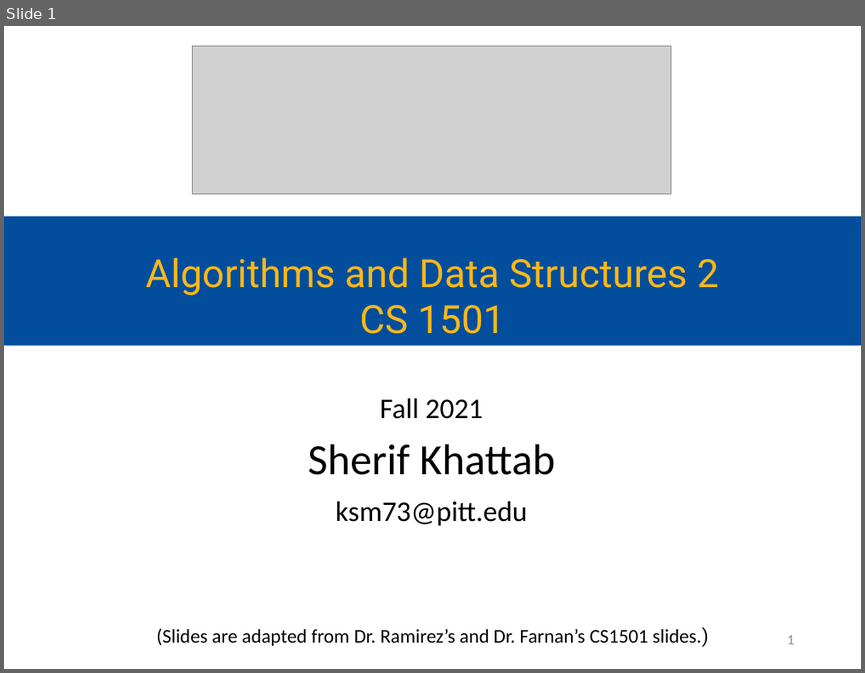
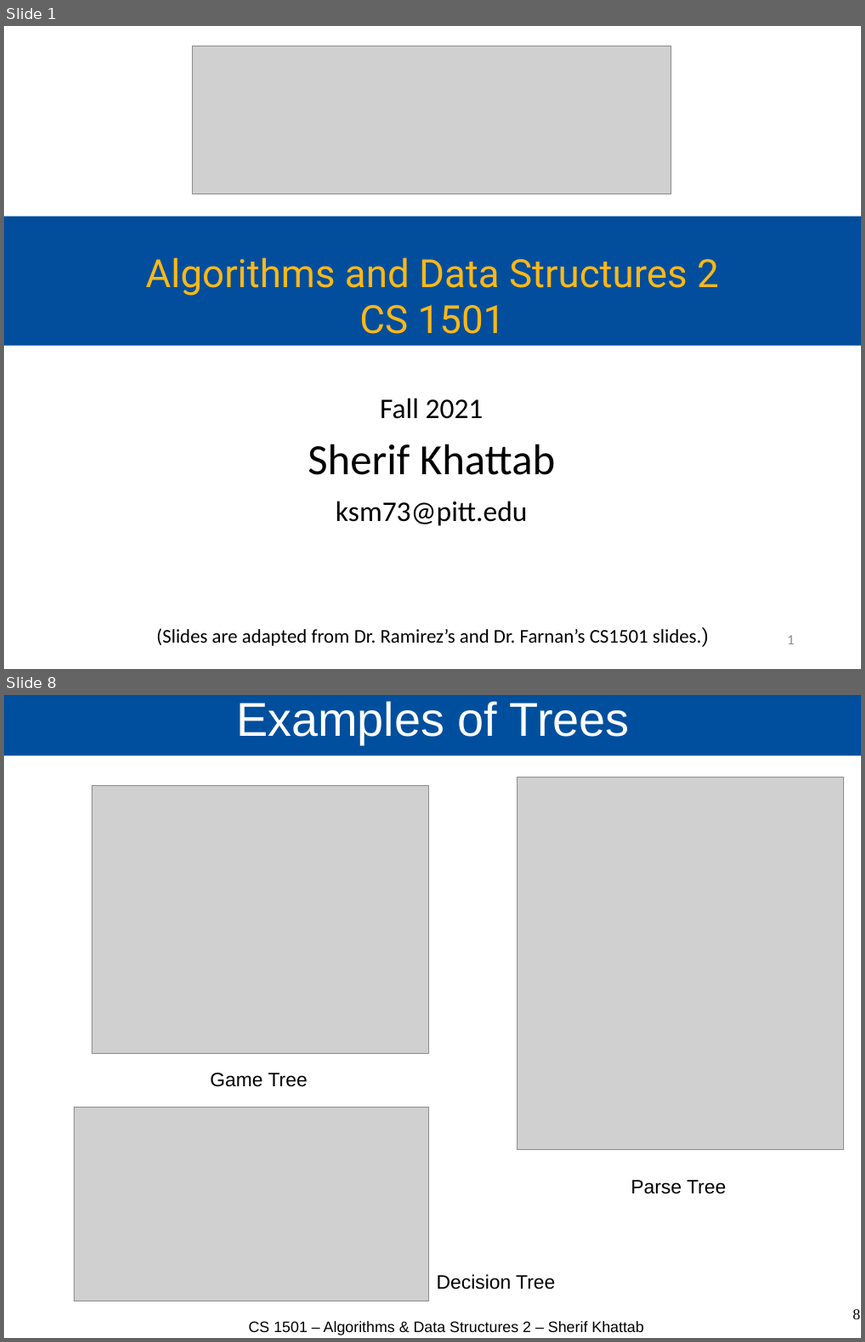
Before and after one commit to cs1501-2224/handouts, a slide deck: DraftSlides/Lecture3.pptx. Shown one above the other, each under a label of ours: slide 1 before the commit, slides 1 and 8 after it; the slides between them are not shown. The pictures are 865x673 and 865x1342 pixels, drawn with LibreOffice and Linux fonts; fonts in the diff are those of the drawing; grey boxes stand for pictures. Boxes give left, top, right and bottom in pixels: in the first picture for what was removed or moved away, otherwise in the second. Text is boxed around its words. In the diff, an @@ line names an element or a change of style, - is before the commit and + after.

```diff
--- a/DraftSlides/Lecture3.pptx
+++ b/DraftSlides/Lecture3.pptx
@@ slide 8 added at box(4, 695, 861, 1338), background #FFFFFF @@
@@ title added at box(4, 695, 861, 756), fill #004F9E, 44 pt, text #FFFFFF @@
+Examples of Trees
@@ picture added at box(92, 786, 428, 1054) @@
@@ picture added at box(517, 777, 844, 1150) @@
@@ text added at box(210, 1072, 307, 1087), 18 pt, text #000000 @@
+Game Tree
@@ picture added at box(74, 1107, 428, 1301) @@
@@ text added at box(630, 1179, 726, 1194), 18 pt, text #000000 @@
+Parse Tree
@@ text added at box(437, 1274, 555, 1289), 18 pt, text #000000 @@
+Decision Tree
@@ text added at box(249, 1321, 643, 1335), 14 pt, text #000000 @@
+CS 1501 – Algorithms & Data Structures 2 – Sherif Khattab
@@ page number added at box(852, 1309, 860, 1319), 14 pt, text #000000 @@
+8
```
Also in this commit, not shown: 3 slides changed, 19 other slides added, 2 other files.
